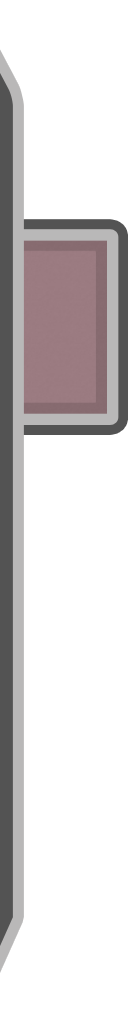
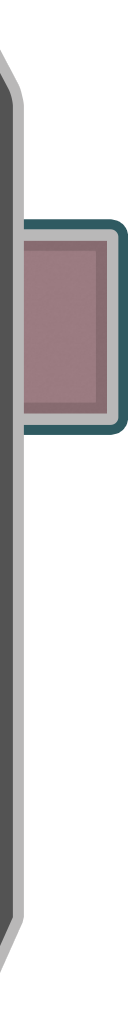
Layered file, before and after one edit (128×1024). Changes by layer:
painted on "Shape 11", masked it over [24, 229, 119, 425]
